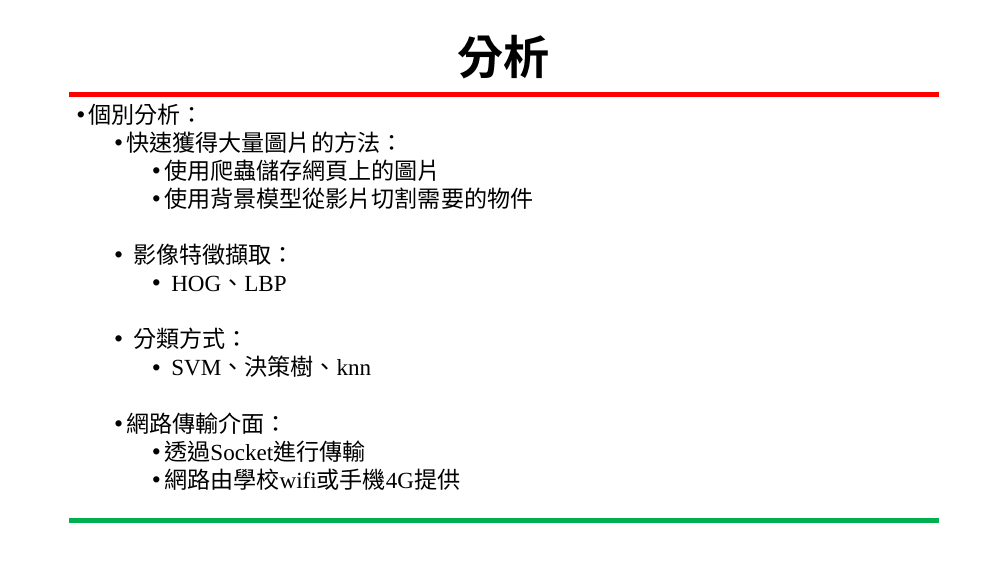
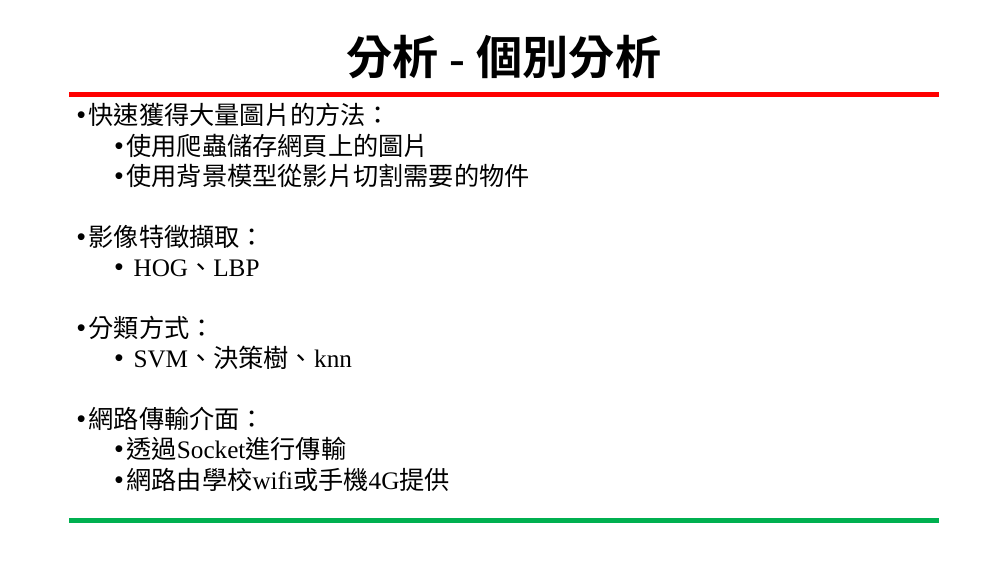
Before and after one commit to YUXING-LEE/image_process, a slide deck: slide 5 of final/基於分散式網路架構進行階層式分類.pptx (slide 4 before the commit). Drawn at 1008x567 pixels with LibreOffice and Linux fonts; fonts in the diff are those of the drawing; background and template pictures are left out. Boxes give left, top, right and bottom in pixels: in the first picture for what was removed or moved away, otherwise in the second. Text is boxed around its words. In the diff, an @@ line names an element or a change of style, - is before the commit and + after.

Commit message:
final

```diff
--- a/final/基於分散式網路架構進行階層式分類.pptx
+++ b/final/基於分散式網路架構進行階層式分類.pptx
@@ title at [347,34,661,79]: text changed @@
-分析
+分析 - 個別分析
@@ text "快速獲得大量圖片的方法：" at [89,102,530,491]: size 22 to 24 pt; list level 3 to 2 in "快速獲得大量圖片的方法："; list level 4 to 3 in "使用爬蟲儲存網頁上的圖片"; list level 4 to 3 in "使用背景模型從影片切割需要的物件"; list level 2 to 1 in "影像特徵擷取："; list level 3 to 2 in "HOG、LBP"; list level 2 to 1 in "分類方式："; list level 3 to 2 in "SVM、決策樹、knn"; list level 3 to 2 in "網路傳輸介面："; list level 4 to 3 in "透過Socket進行傳輸"; list level 4 to 3 in "網路由學校wifi或手機4G提供" @@
@@ text at [89,103,204,125]: paragraph removed @@
-• 個別分析：
```
Also in this commit, not shown: 1 other slide changed, 1 slide added.
